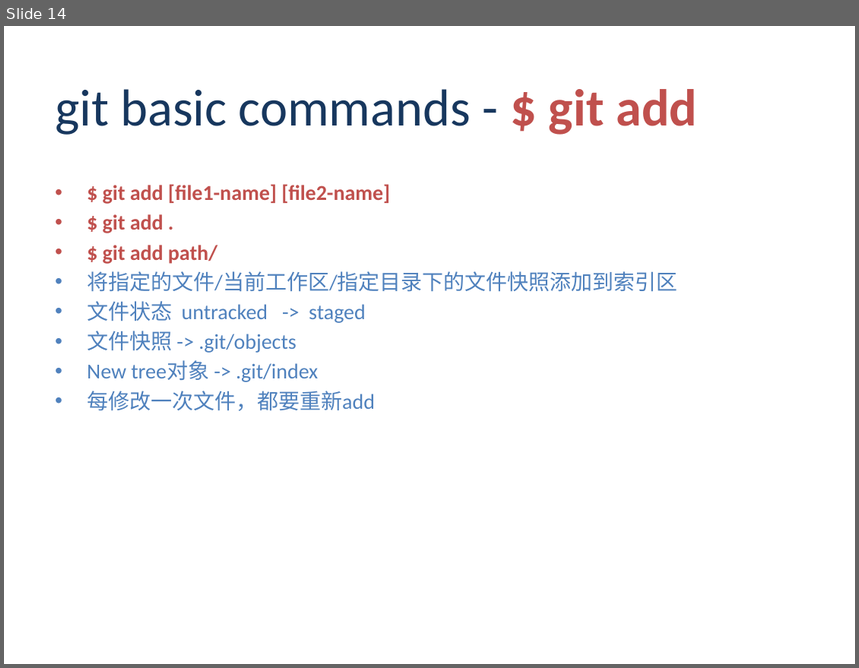
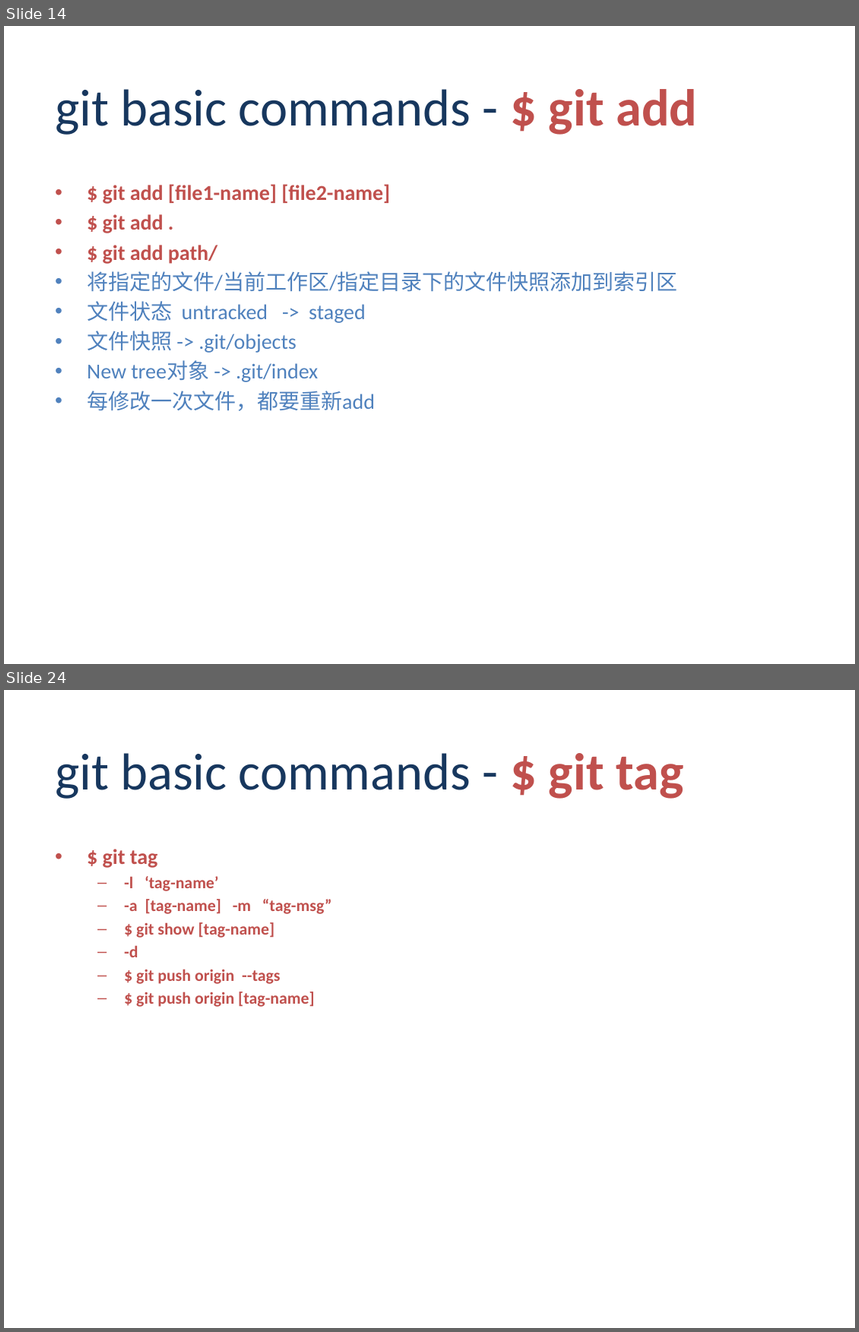
Before and after one commit to ayi0z/PGRN, a slide deck: ProGit.pptx. Shown one above the other, each under a label of ours: slide 14 before the commit, slides 14 and 24 after it; the slides between them are not shown. The pictures are 859x668 and 859x1332 pixels, drawn with LibreOffice and Linux fonts; fonts in the diff are those of the drawing; background and template pictures are left out. Boxes give left, top, right and bottom in pixels: in the first picture for what was removed or moved away, otherwise in the second. Text is boxed around its words. In the diff, an @@ line names an element or a change of style, - is before the commit and + after.

```diff
--- a/ProGit.pptx
+++ b/ProGit.pptx
@@ slide 24 added at bbox=[4, 690, 855, 1328], background picture (left out) @@
@@ title added at bbox=[55, 753, 683, 799], 44 pt, text #17375E @@
+git basic commands - $ git tag
@@ text added at bbox=[103, 849, 332, 1007], 14 pt, text #C0504D, bold @@
+• $ git tag
+  – -l ‘tag-name’
+  – -a [tag-name] -m “tag-msg”
+  – $ git show [tag-name]
+  – -d
+  – $ git push origin --tags
+  – $ git push origin [tag-name]
```
Also in this commit, not shown: 7 slides changed, 12 other slides added, 1 other file.
